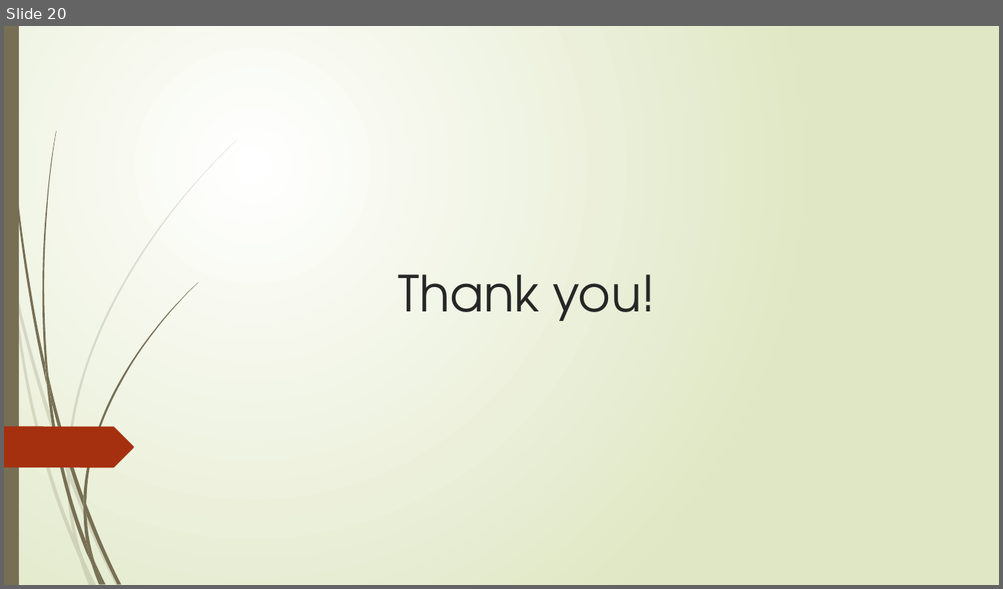
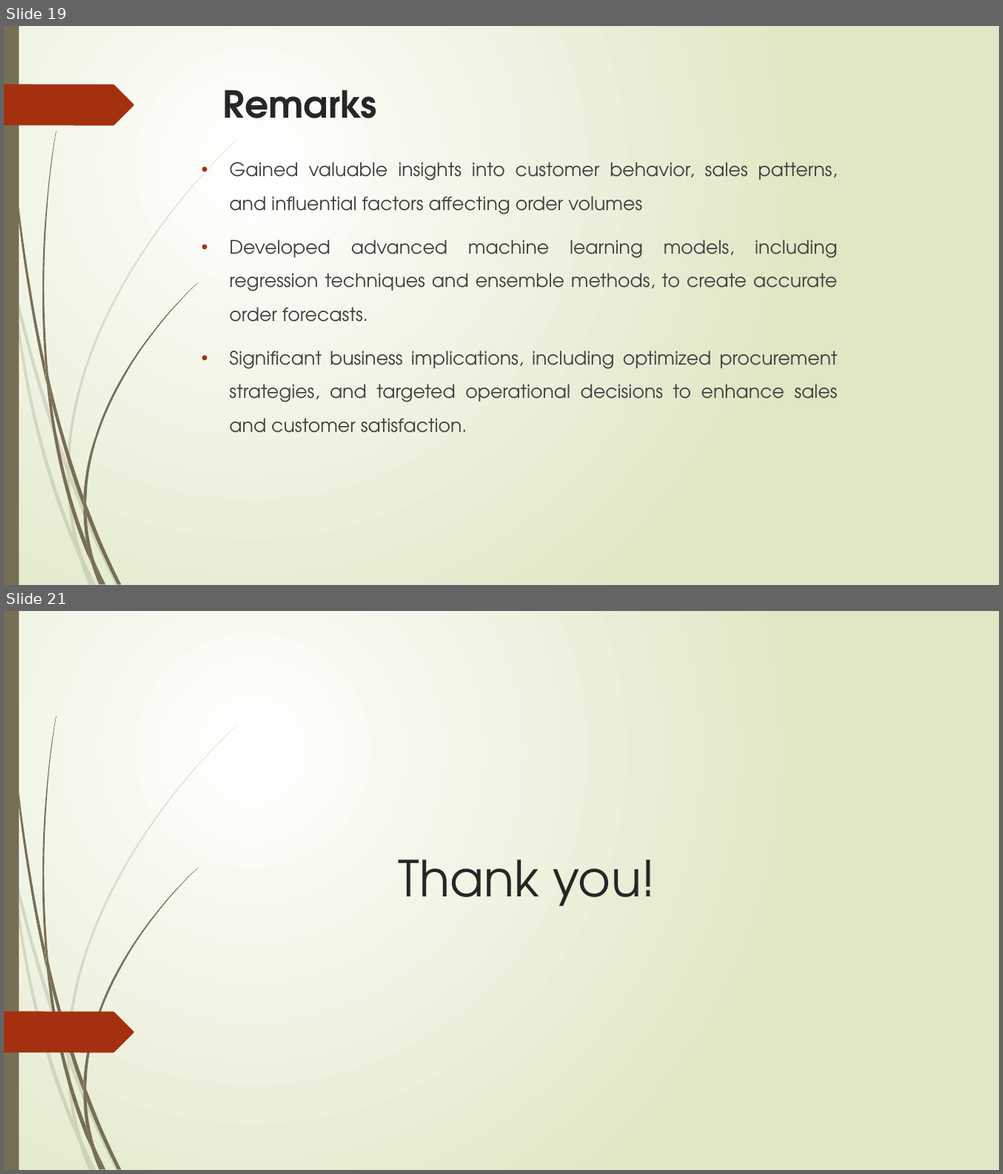
Before and after one commit to arezoo396/Capstone2-Food-Demand-Forecasting, a slide deck: Reports/Capstone2_Final_Slides.pptx. Shown one above the other, each under a label of ours: slide 20 before the commit, slides 19 and 21 after it; the slides between them are not shown. The pictures are 1003x589 and 1003x1174 pixels, drawn with LibreOffice and Linux fonts; fonts in the diff are those of the drawing. Boxes give left, top, right and bottom in pixels: in the first picture for what was removed or moved away, otherwise in the second. Text is boxed around its words. In the diff, an @@ line names an element or a change of style, - is before the commit and + after.

```diff
--- a/Reports/Capstone2_Final_Slides.pptx
+++ b/Reports/Capstone2_Final_Slides.pptx
@@ slide 19 added at [4,26,999,585], background gradient #FFFFFF to #DFE8C4; not listed: 23 template elements that a slide beside it also shows @@
@@ freeform shape added at [4,84,134,125], fill #A53010 @@
@@ title added at [223,90,377,118], 36 pt, text #262626, bold @@
+Remarks
@@ text added at [229,162,837,433], 18 pt, text #404040 @@
+• Gained valuable insights into customer behavior, sales patterns, and influential factors affecting order volumes
+• Developed advanced machine learning models, including regression techniques and ensemble methods, to create accurate order forecasts.
+• Significant business implications, including optimized procurement strategies, and targeted operational decisions to enhance sales and customer satisfaction.
@@ what was slide 20 is now slide 21 @@
```
Also in this commit, not shown: 15 slides changed, 3 other slides added, 1 slide removed.
